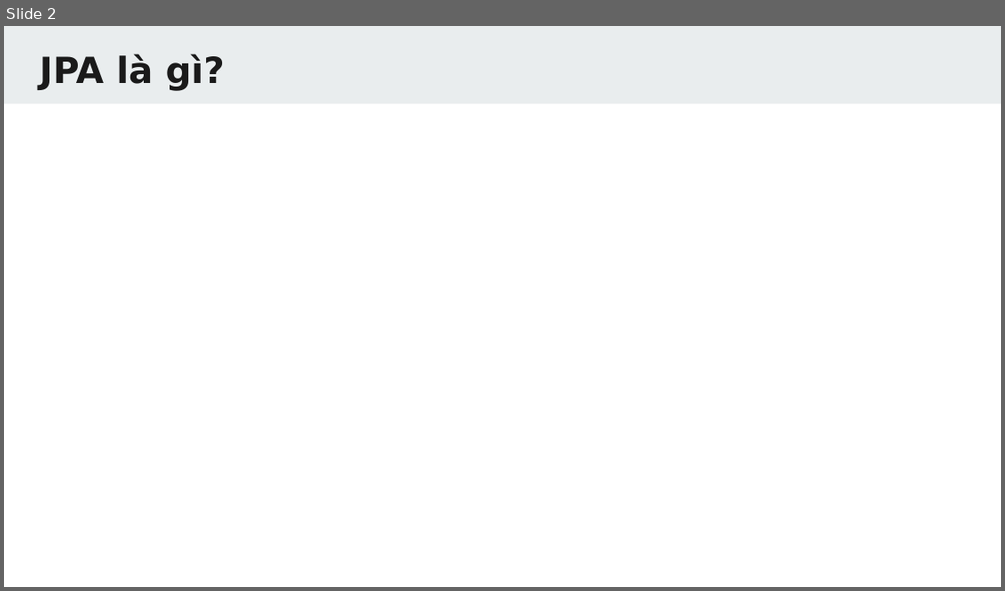
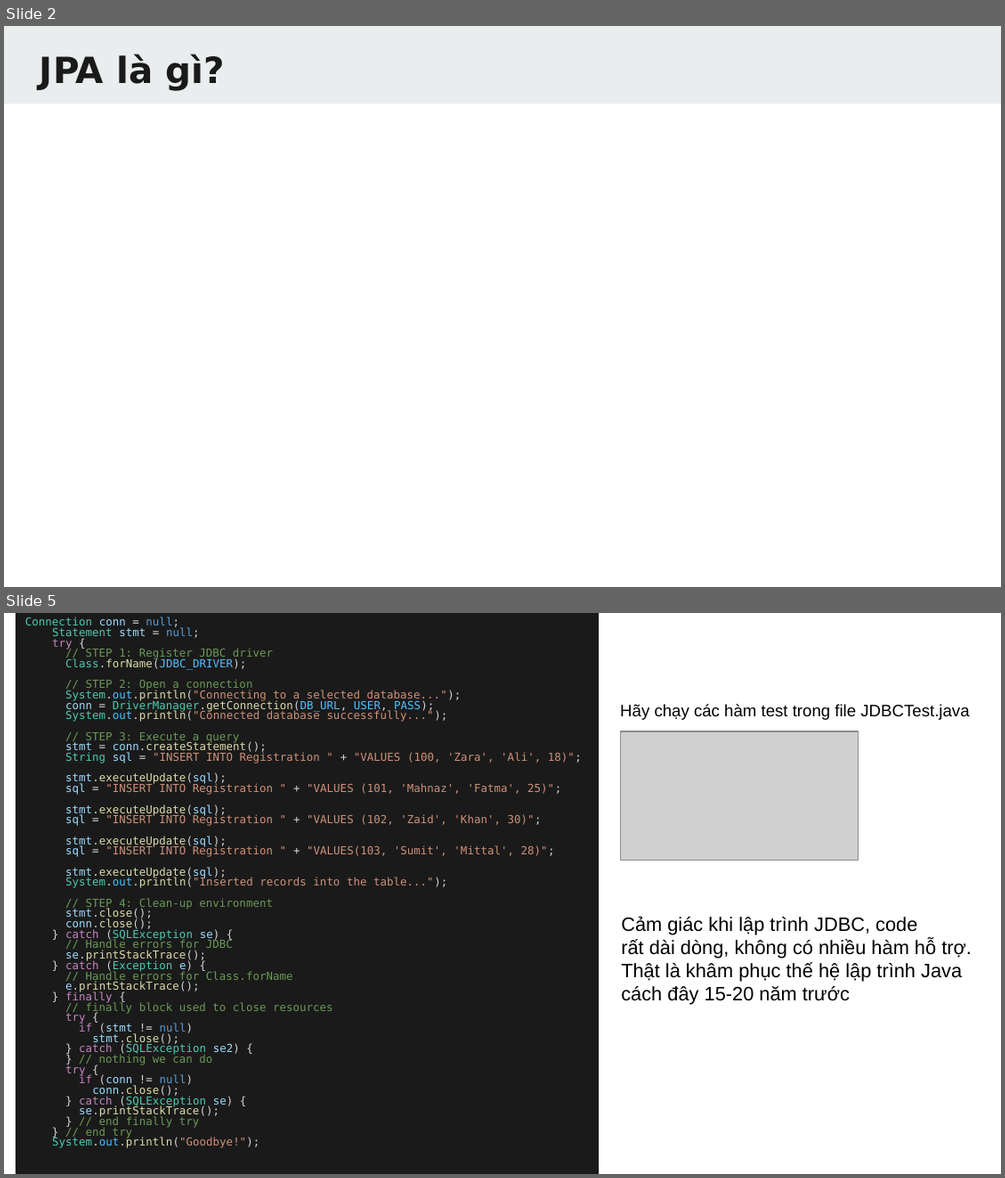
Before and after one commit to TechMaster/springboot2, a slide deck: 14 JPA/JPA.pptx. Shown one above the other, each under a label of ours: slide 2 before the commit, slides 2 and 5 after it; the slides between them are not shown. The pictures are 1005x591 and 1005x1178 pixels, drawn with LibreOffice and Linux fonts; fonts in the diff are those of the drawing; grey boxes stand for pictures. Boxes give left, top, right and bottom in pixels: in the first picture for what was removed or moved away, otherwise in the second. Text is boxed around its words. In the diff, an @@ line names an element or a change of style, - is before the commit and + after.

```diff
--- a/14 JPA/JPA.pptx
+++ b/14 JPA/JPA.pptx
@@ slide 5 added at [4,613,1001,1174], background #FFFFFF @@
@@ rectangle added at [16,613,599,1174], fill #1A1A1A, 8 pt, text #CE9178 @@
+Connection conn = null;
+Statement stmt = null;
+try {
+// STEP 1: Register JDBC driver
+Class.forName(JDBC_DRIVER);
+// STEP 2: Open a connection
+System.out.println("Connecting to a selected database...");
+conn = DriverManager.getConnection(DB_URL, USER, PASS);
+System.out.println("Connected database successfully...");
+// STEP 3: Execute a query
+stmt = conn.createStatement();
+String sql = "INSERT INTO Registration " + "VALUES (100, 'Zara', 'Ali', 18)";
+stmt.executeUpdate(sql);
+sql = "INSERT INTO Registration " + "VALUES (101, 'Mahnaz', 'Fatma', 25)";
+stmt.executeUpdate(sql);
+sql = "INSERT INTO Registration " + "VALUES (102, 'Zaid', 'Khan', 30)";
+stmt.executeUpdate(sql);
+sql = "INSERT INTO Registration " + "VALUES(103, 'Sumit', 'Mittal', 28)";
+stmt.executeUpdate(sql);
+System.out.println("Inserted records into the table...");
+// STEP 4: Clean-up environment
+stmt.close();
+conn.close();
+} catch (SQLException se) {
+// Handle errors for JDBC
+se.printStackTrace();
+} catch (Exception e) {
+// Handle errors for Class.forName
+e.printStackTrace();
+} finally {
+// finally block used to close resources
+try {
+if (stmt != null)
+stmt.close();
+} catch (SQLException se2) {
+} // nothing we can do
+try {
+if (conn != null)
+conn.close();
+} catch (SQLException se) {
+se.printStackTrace();
+} // end finally try
+} // end try
+System.out.println("Goodbye!");
@@ text added at [620,704,969,720], 12 pt, text #000000 @@
+Hãy chạy các hàm test trong file JDBCTest.java
@@ picture added at [620,731,858,860] @@
@@ text added at [621,916,971,1005], 14 pt, text #000000 @@
+Cảm giác khi lập trình JDBC, code
+rất dài dòng, không có nhiều hàm hỗ trợ.
+Thật là khâm phục thế hệ lập trình Java
+cách đây 15-20 năm trước
```
Also in this commit, not shown: 75 other slides added, 40 other files.
